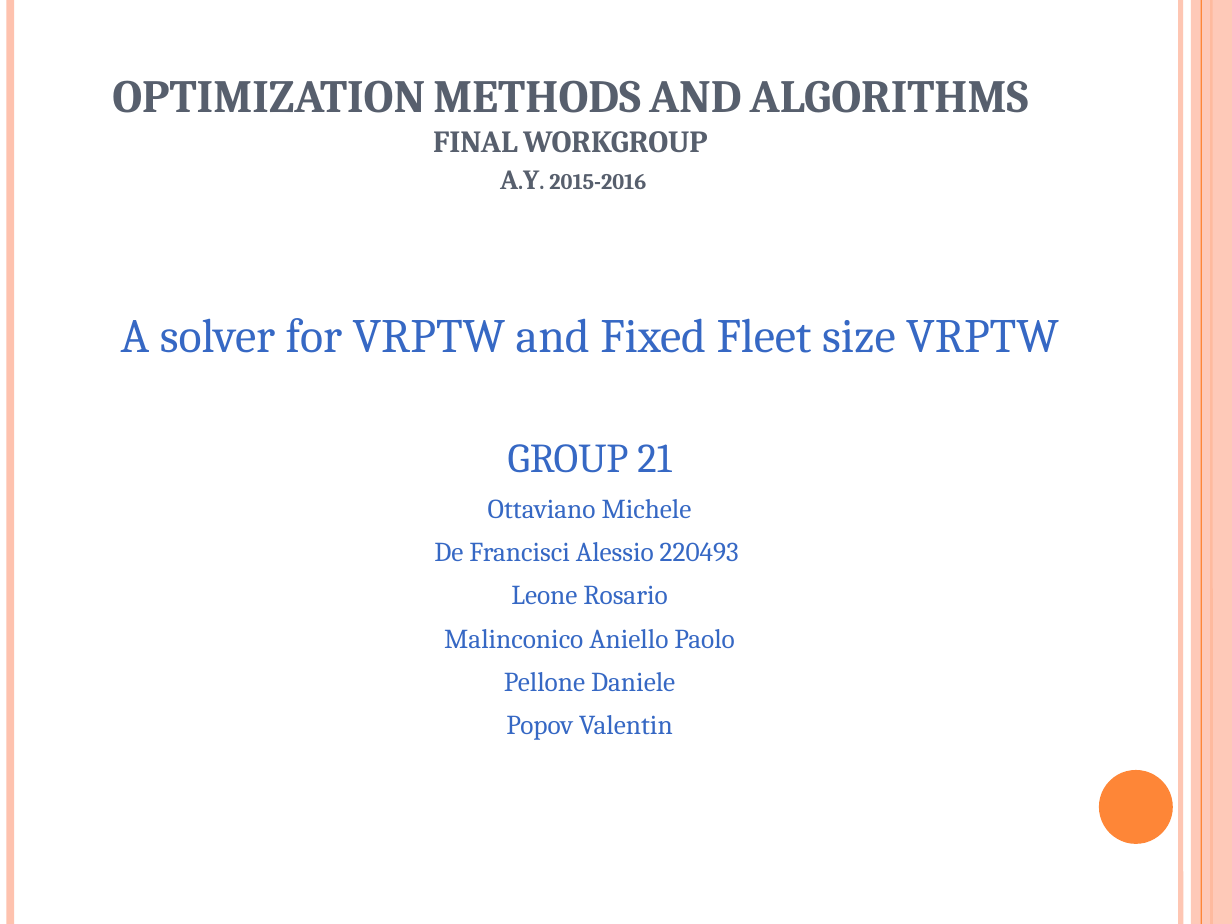
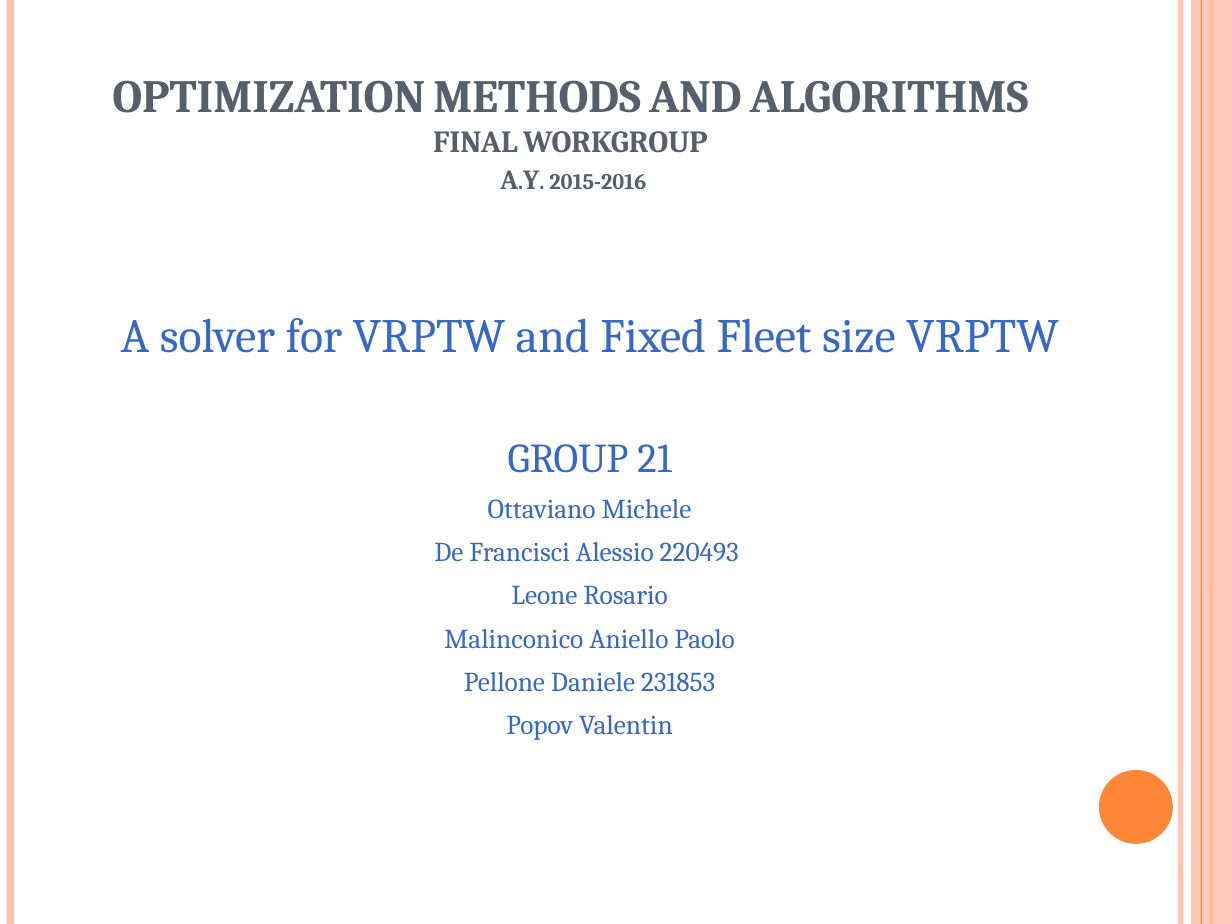
Before and after one commit to 4binary1/OMA-1516---Group-21, a slide deck: slide 1 of Group_21 (Bozza OttaM).pptx. Drawn at 1232x924 pixels with LibreOffice and Linux fonts; fonts in the diff are those of the drawing. Boxes give left, top, right and bottom in pixels: in the first picture for what was removed or moved away, otherwise in the second. Text is boxed around its words. In the diff, an @@ line names an element or a change of style, - is before the commit and + after.

```diff
--- a/Group_21 (Bozza OttaM).pptx
+++ b/Group_21 (Bozza OttaM).pptx
@@ text at [464,672,715,691]: text changed @@
-Pellone Daniele
+Pellone Daniele 231853
```
Also in this commit, not shown: 1 slide added.
